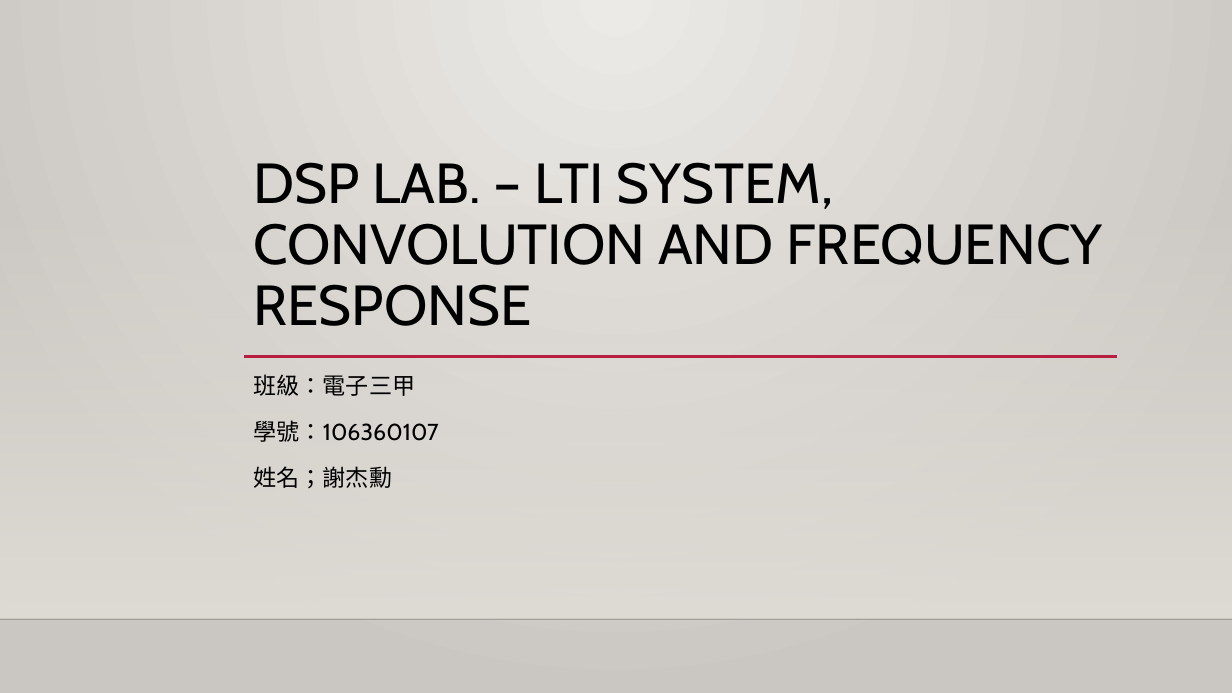
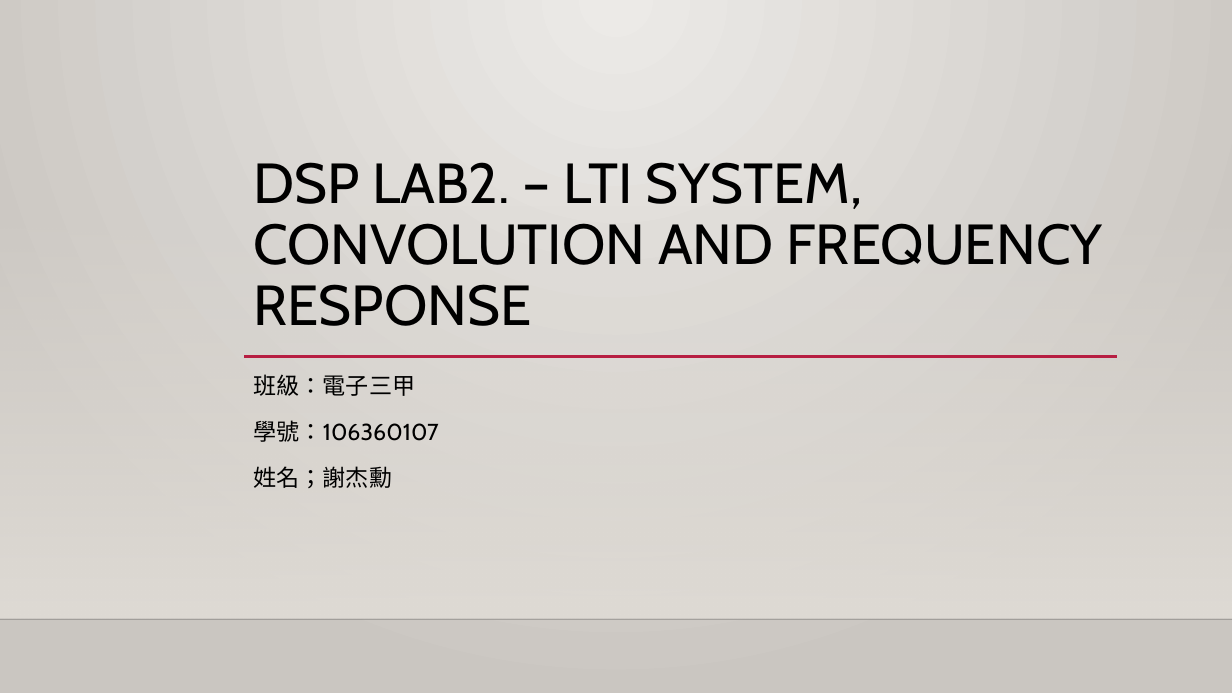
Before and after one commit to t106360107/DSPlab2, a slide deck: slide 1 of HW2.pptx. Drawn at 1232x693 pixels with LibreOffice and Linux fonts; fonts in the diff are those of the drawing; background and template pictures are left out. Boxes give left, top, right and bottom in pixels: in the first picture for what was removed or moved away, otherwise in the second. Text is boxed around its words. In the diff, an @@ line names an element or a change of style, - is before the commit and + after.

```diff
--- a/HW2.pptx
+++ b/HW2.pptx
@@ title at bbox=[254, 162, 1102, 326]: text changed @@
-DSP LAB. – LTI SYSTEM, CONVOLUTION AND FREQUENCY
-RESPONSE
+DSP LAB2. – LTI SYSTEM, CONVOLUTION AND FREQUENCY
+RESPONSE
```
Also in this commit, not shown: 1 other slide changed, 2 slides added, 5 other files.
